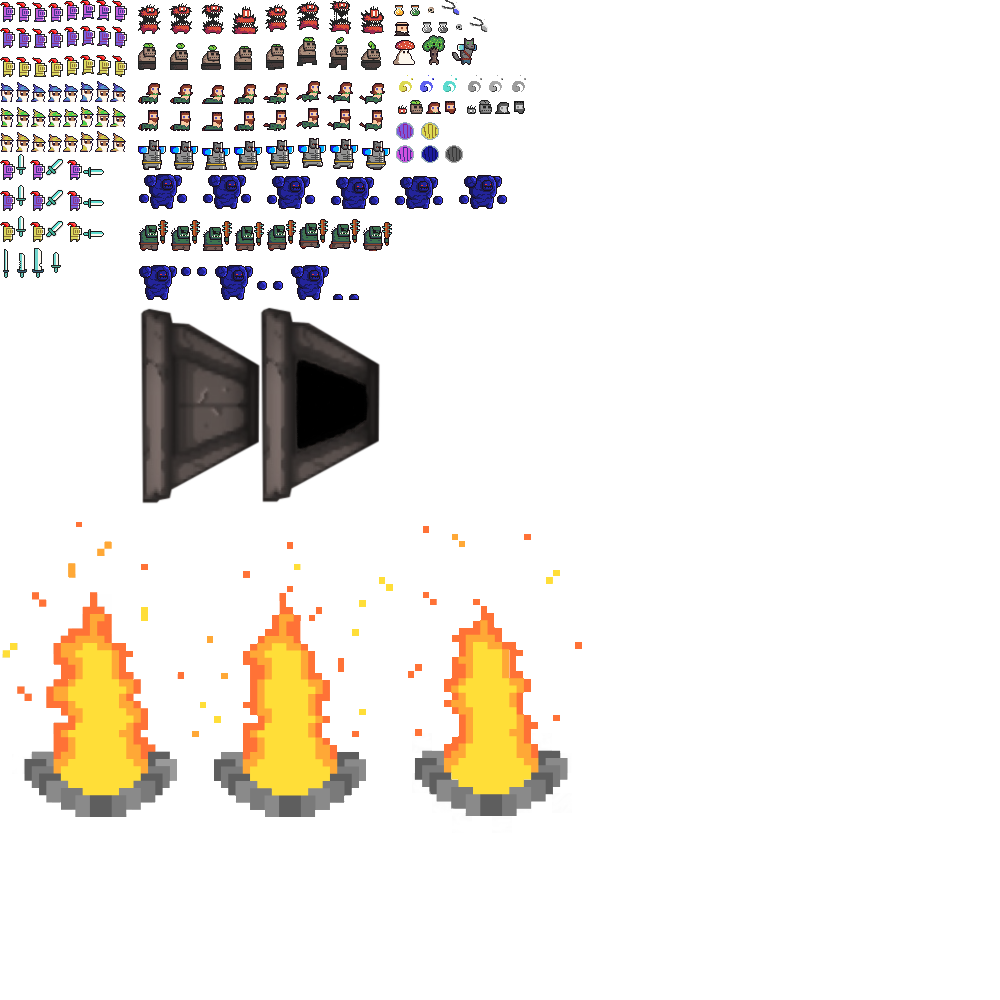
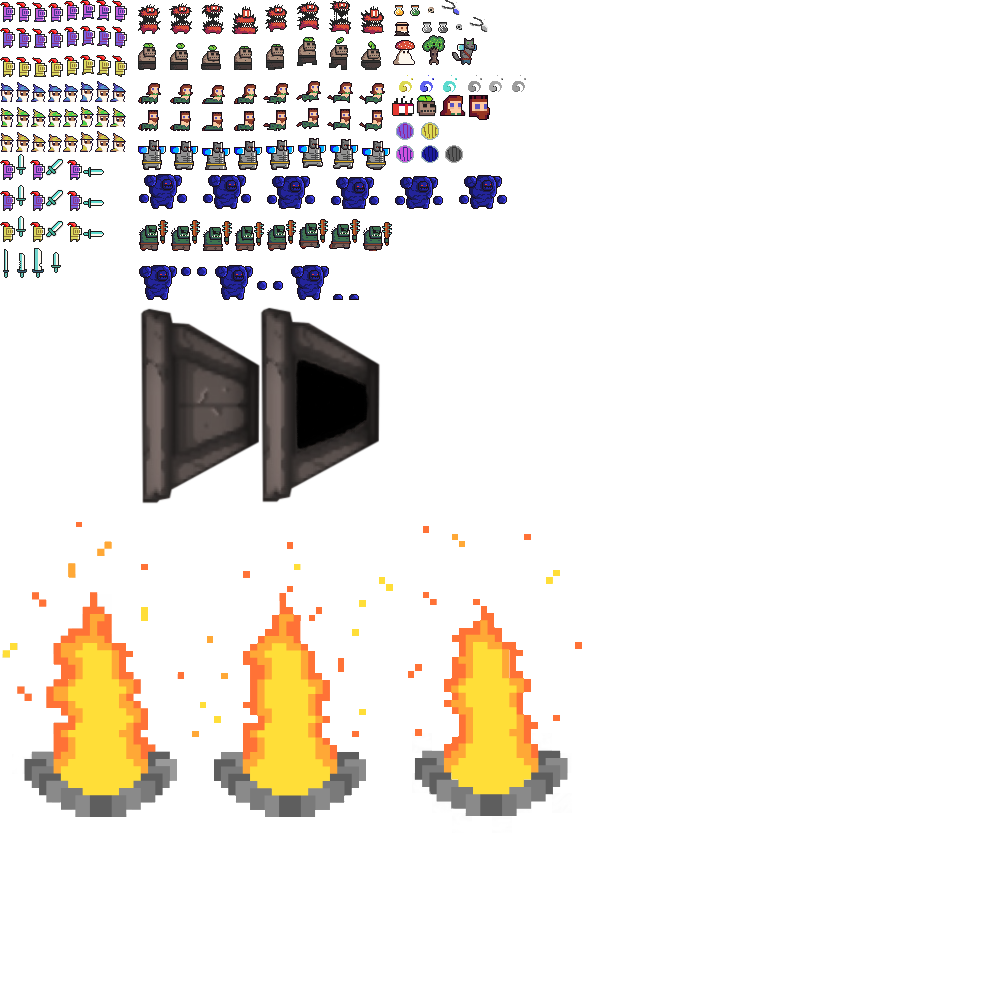
Comparing the layer stacks of the two 1000 × 1000 images. Changes:
painted on "Background" over [392, 95, 525, 120]
